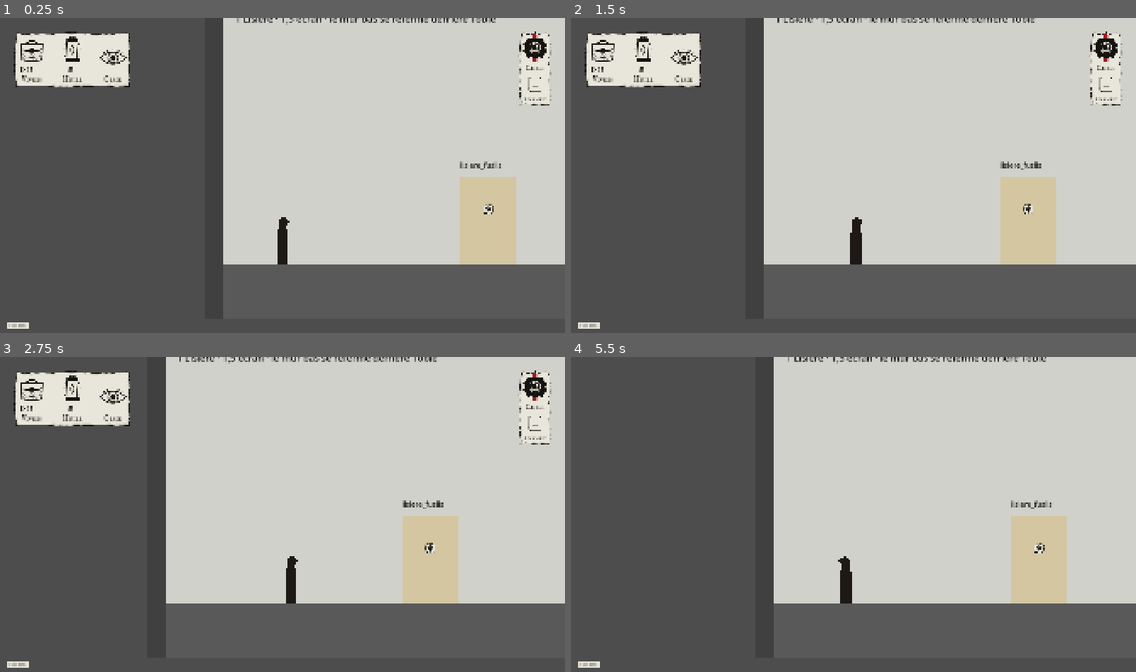
Above: before the commit, frames 1-4 (two rows, left to right).
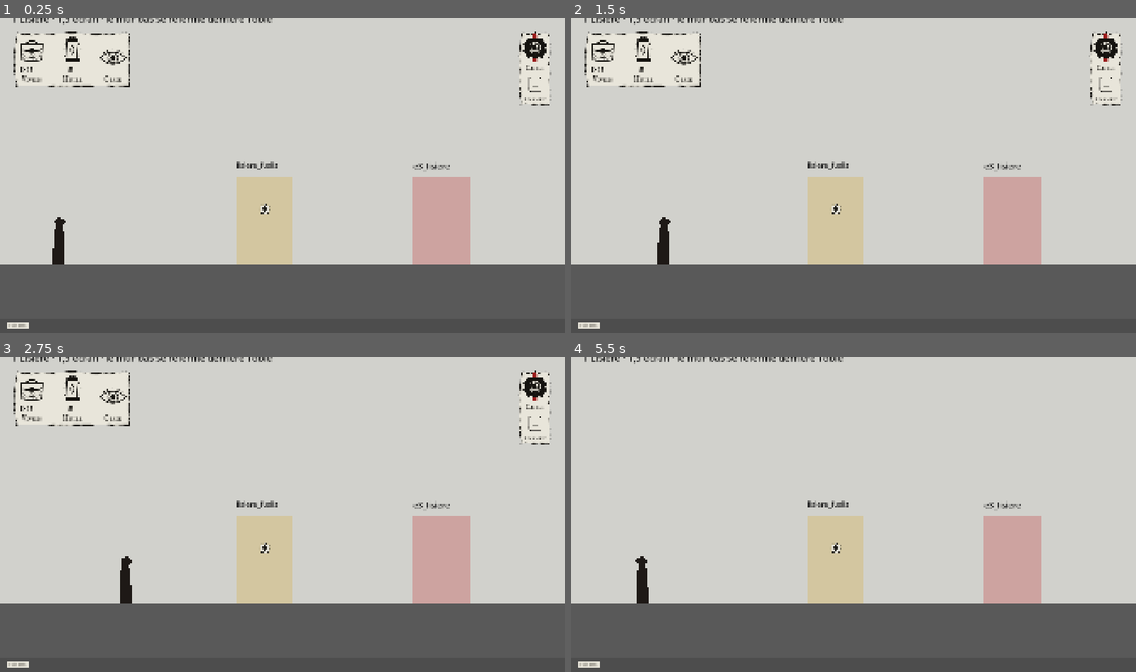
Above: after the commit, the same moments.

Repository: Mazklaus/le-dernier-pli
Game: Godot game, scene res://scenes/etapes/etape_03/etape_03.tscn
Same seed, same stepped clock (60 frames per second), same inputs: the game is played once before the commit and once after it. This scene is started directly instead of the project's main scene.
Inputs (mouse positions are in pixels of both pictures, inside the frame that each line leads up to):
- Up to frame 1 (0.25 s): no input
- Up to frame 2 (1.5 s): tap Enter (ui_accept) at 0.5, 0.77 s; move the mouse to (977, 159) at 0.52 s; hold D (deplacer_droite) 0.53-1.25 s; tap 1 (choix_1) at 0.6 s; click (977, 159) at 0.67 s; drag from (740, 191) to (1034, 241) at 1.27 s
- Up to frame 3 (2.75 s): move the mouse to (339, 445) at 2.02 s; hold D (deplacer_droite) from 2.03 s (still down); tap 3 (choix_3) at 2.1 s
- Up to frame 4 (5.5 s): release D (deplacer_droite) at 2.75 s; drag from (825, 580) to (684, 467) at 2.77 s; move the mouse to (1023, 564) at 3.52 s; press the mouse at (1023, 564) at 3.53 s; hold A (deplacer_gauche) 3.53-4.25 s; tap Enter (ui_accept) at 3.77 s; release the mouse at (1023, 564) at 4.25 s; drag from (684, 467) to (768, 435) at 4.27 s; move the mouse to (881, 514) at 5.02 s; hold A (deplacer_gauche) from 5.03 s (still down); hold Shift from 5.03 s (still down); click (881, 514) at 5.17 s

The runs differ from the first frame. In frame 1, 36% of the frame differs, in the area x 0-92%, y 0-96%; in frame 2, 31%; in frame 3, 27%; in frame 4, 36%.

Commit message:
Décors de surface de l'étape 3 : lisière, rue, place de la noce et clocher
Cinq plans parallaxes pour 7680 px, branchés par DecorE3 ; caméra de surface
bornée à 0..7680 (lieux sous y 1300 laissés libres).

Co-Authored-By: Claude Opus 5.5 <noreply@anthropic.com>
Claude-Session: https://claude.ai/code/session_011WbKxBfoJbcyebqrVqkEA5

Diff:
--- /dev/null
+++ b/scenes/decors/decor_e3.gd
@@ -0,0 +1,32 @@
+class_name DecorE3
+extends DecorParallaxe
+## Décor de surface de l'étape 3, le Village aux cloches muettes (planche du DA) : cinq plans
+## parallaxes pour la lisière et la rue (7680 px), sol à y 900. Un village trop intact :
+## les deux fausses notes (lampions pendus à l'envers, baie du clocher vide) sont peintes dans
+## le plan 3. La nuit vient de la teinte d'EtapeBase : aucun modulate ici.
+## Masque les fonds, sols et murs gris de la maquette (Surface/*/Fond, Sol, Mur*).
+## Les lieux (maison d'Ilde, clocher, chambre, chemins) gardent leur gris pour l'instant.
+
+const DOSSIER := "res://assets/graphics/env/e3/env_e3_"
+## [nom du plan, vitesse, couche] du plus lointain au plus proche.
+const PLANS := [
+	["plan0_ciel", 0.05, -50],
+	["plan1_lointain", 0.2, -40],
+	["plan2_milieu", 0.5, -30],
+	["plan3_surface", 1.0, -20],
+	["plan4_premier-plan", 1.4, 20],
+]
+
+@export var masquer_fonds_maquette: bool = true
+
+var plans: Array[Parallax2D] = []
+
+
+func _ready() -> void:
+	for p: Array in PLANS:
+		var plan := creer_plan(DOSSIER + String(p[0]), float(p[1]), int(p[2]))
+		if plan != null:
+			add_child(plan)
+			plans.append(plan)
+	if masquer_fonds_maquette and not plans.is_empty():
+		masquer_fonds_gris()
--- a/scenes/etapes/etape_03/etape_03.tscn
+++ b/scenes/etapes/etape_03/etape_03.tscn
@@ -12,6 +12,7 @@
 [ext_resource type="Script" path="res://scenes/interactions/passage/passage.gd" id="10"]
 [ext_resource type="Resource" path="res://dialogue/etape_03/e3_noce.dialogue" id="11"]
 [ext_resource type="PackedScene" path="res://scenes/messager/messager.tscn" id="12"]
+[ext_resource type="Script" path="res://scenes/decors/decor_e3.gd" id="decor_e3"]
 
 [sub_resource type="RectangleShape2D" id="RectangleShape2D_1"]
 size = Vector2(2880, 180)
@@ -35,6 +36,11 @@
 script = ExtResource("1")
 numero_etape = 3
 lieux_nuit = Array[StringName]([&"chambre", &"chemin_nuit"])
+limite_surface_y = 1300.0
+bornes_camera_surface = Vector2(0, 7680)
+
+[node name="Decors" type="Node2D" parent="."]
+script = ExtResource("decor_e3")
 
 [node name="Surface" type="Node2D" parent="."]
 
Not shown, added: scenes/decors/decor_e3.gd.uid
Not shown: 1 places in scenes/etapes/etape_03/etape_03.tscn that only renumber resources
